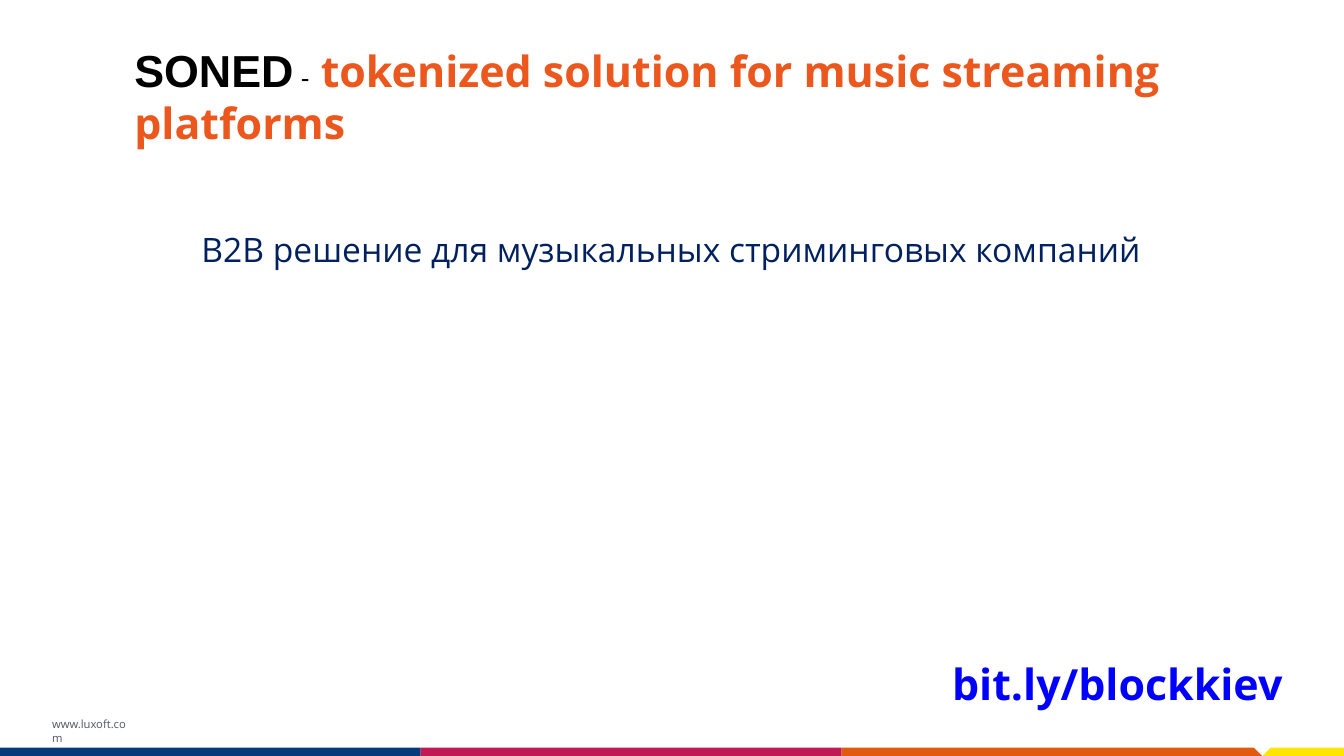
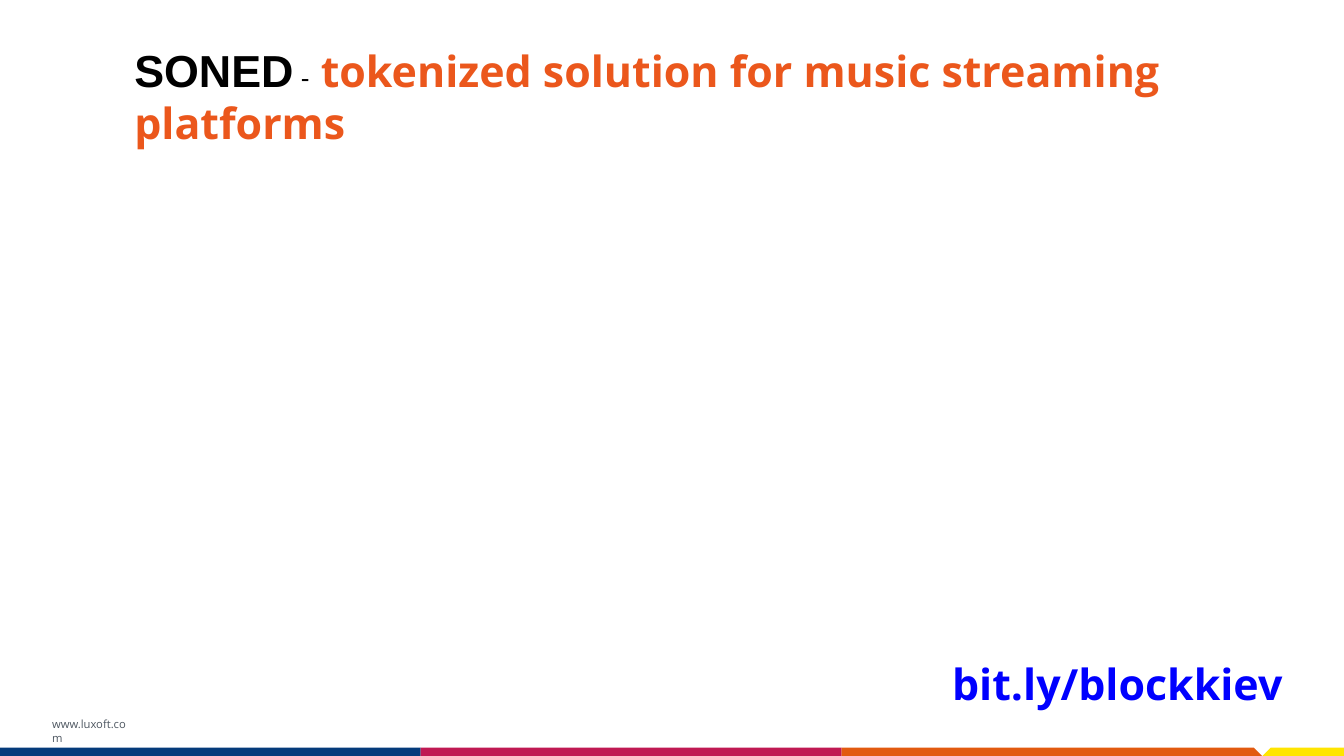
Before and after one commit to luxoft-hackaton/luxoft-hackaton-team3, a slide deck: slide 2 of BlockchainHackathon_Template.pptx. Drawn at 1344x756 pixels with LibreOffice and Linux fonts; fonts in the diff are those of the drawing; background and template pictures are left out. Boxes give left, top, right and bottom in pixels: in the first picture for what was removed or moved away, otherwise in the second. Text is boxed around its words. In the diff, an @@ line names an element or a change of style, - is before the commit and + after.

```diff
--- a/BlockchainHackathon_Template.pptx
+++ b/BlockchainHackathon_Template.pptx
@@ text at (201,236,1140,270): paragraph removed @@
-B2B решение для музыкальных стриминговых компаний
```
Also in this commit, not shown: 3 other slides changed, 2 slides added, 2 slides removed, 1 other file.
